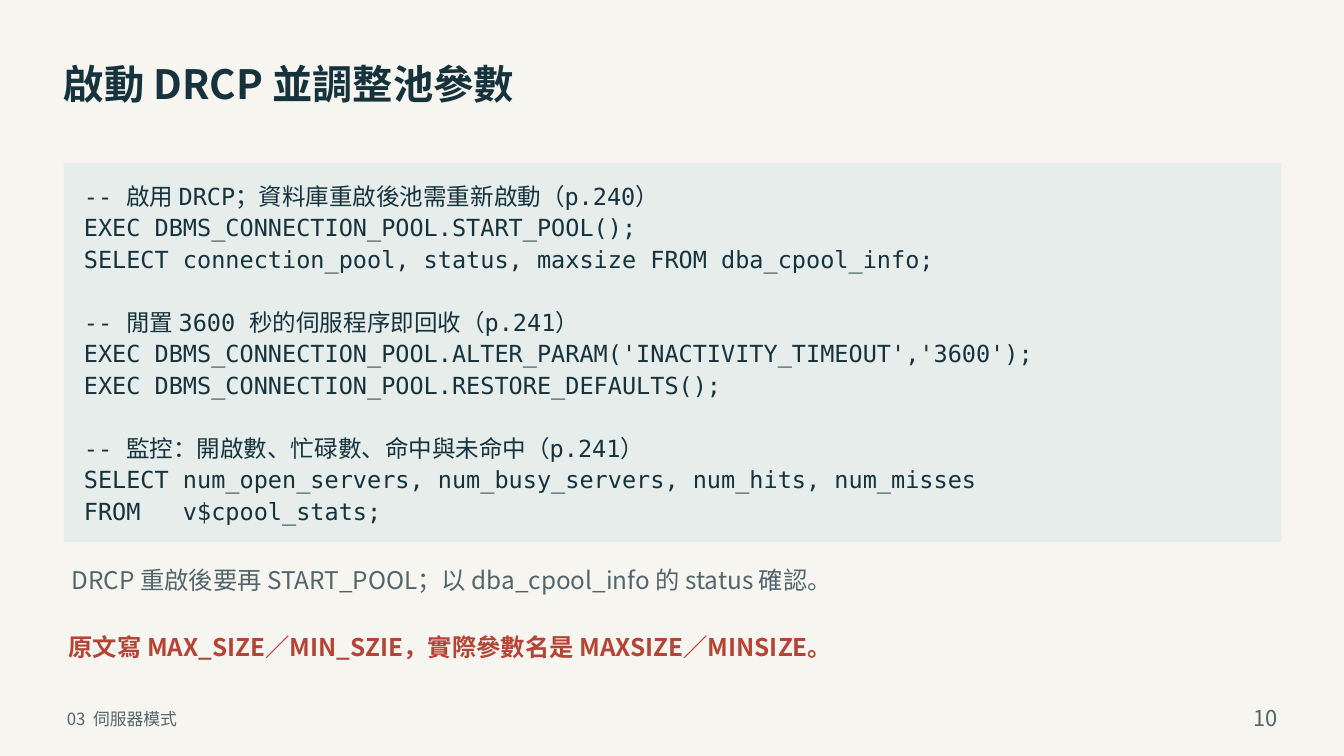
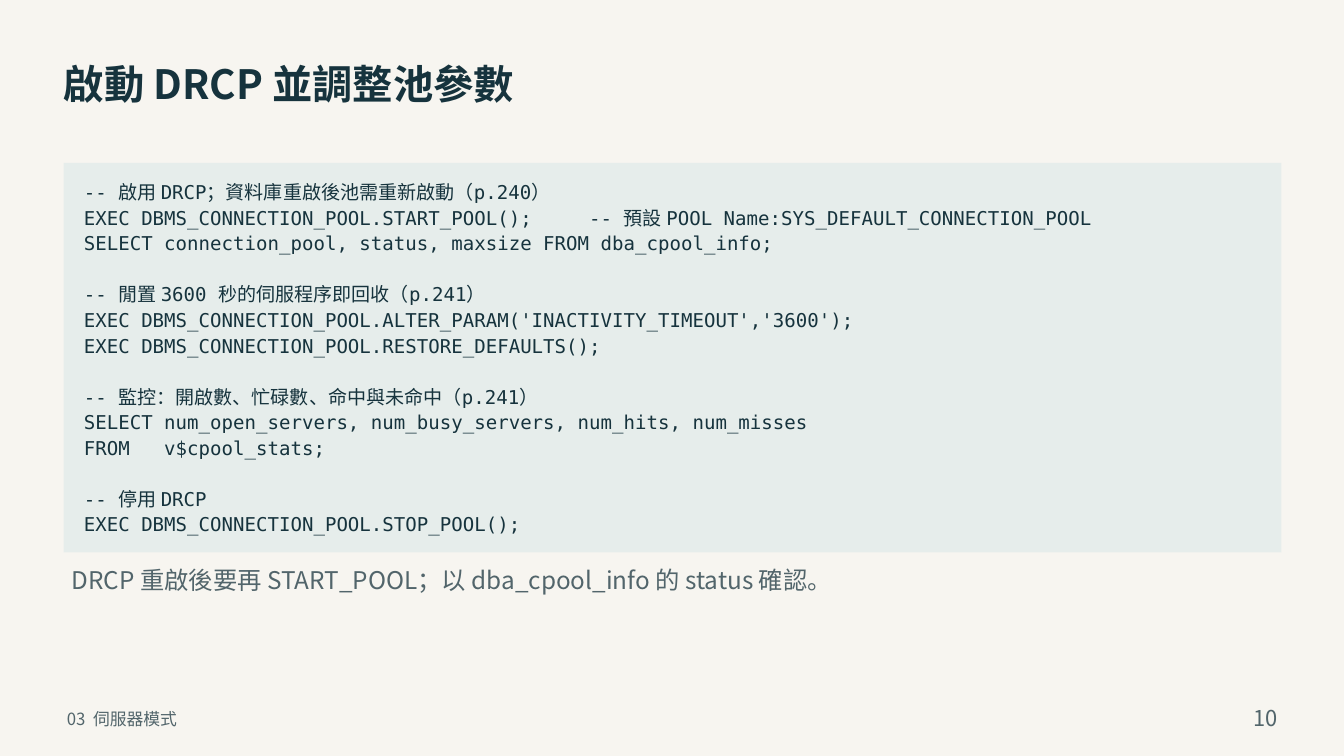
Before and after one commit to YouAreTheBlueSky/Oracle-DBA-Training-Docs, a slide deck: slide 10 of deliver_beginner/03_Oracle_DBA_Net_Services.pptx. Drawn at 1344x756 pixels with LibreOffice and Linux fonts; fonts in the diff are those of the drawing. Boxes give left, top, right and bottom in pixels: in the first picture for what was removed or moved away, otherwise in the second. Text is boxed around its words. In the diff, an @@ line names an element or a change of style, - is before the commit and + after.

Commit message:
第 3 章：併入使用者手改（listener 備忘、TNS_ADMIN 條件、DRCP 停用段落）
p4 備忘補上動態／靜態註冊說明 962 字；p4 程式碼註解補充非 LISTENER 名稱的用法；p5 通過條件補充未設定 TNS_ADMIN 時的行為；p10 新增註解與停用 DRCP 段落、移除紅色警示列。

修正：使用者新增的「停用 DRCP」誤用 START_POOL，已改為 STOP_POOL。體例上限由 50 放寬至 64（允許兩行條件），硬性上限仍由 build 的 condensed 警告把關。

```diff
--- a/deliver_beginner/03_Oracle_DBA_Net_Services.pptx
+++ b/deliver_beginner/03_Oracle_DBA_Net_Services.pptx
@@ rectangle: place and size @@
-rectangle at (64, 163, 1281, 542)
+rectangle at (64, 163, 1281, 552)
@@ text at (84, 209, 1091, 230): text changed; size 21 to 17 pt @@
-EXEC DBMS_CONNECTION_POOL.START_POOL();
+EXEC DBMS_CONNECTION_POOL.START_POOL(); -- 預設 POOL Name:SYS_DEFAULT_CONNECTION_POOL
@@ text at (84, 183, 853, 459): size 21 to 17 pt in "-- 啟用 DRCP；資料庫重啟後池需重新啟動（p.240）", "SELECT connection_pool, status, maxsize FROM dba_cpool_info;", "-- 閒置 3600 秒的伺服程序即回收（p.241）", "EXEC DBMS_CONNECTION_POOL.ALTER_PARAM('INACTIVITY_TIMEOUT',' ..." and 4 more places; line spacing 28.1pt to 22.8pt @@
@@ text at (84, 490, 520, 536): paragraphs added @@
+-- 停用 DRCP
+EXEC DBMS_CONNECTION_POOL.STOP_POOL();
@@ text removed at (69, 635, 832, 660) @@
-原文寫 MAX_SIZE／MIN_SZIE，實際參數名是 MAXSIZE／MINSIZE。
```
Also in this commit, not shown: 2 other slides changed, 3 other files.
